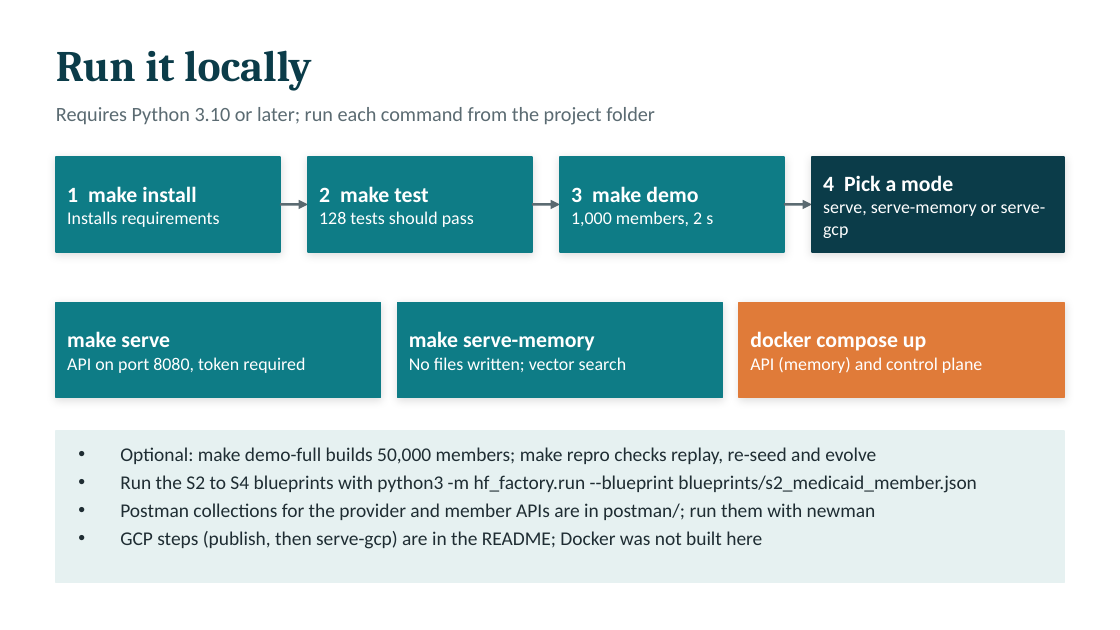
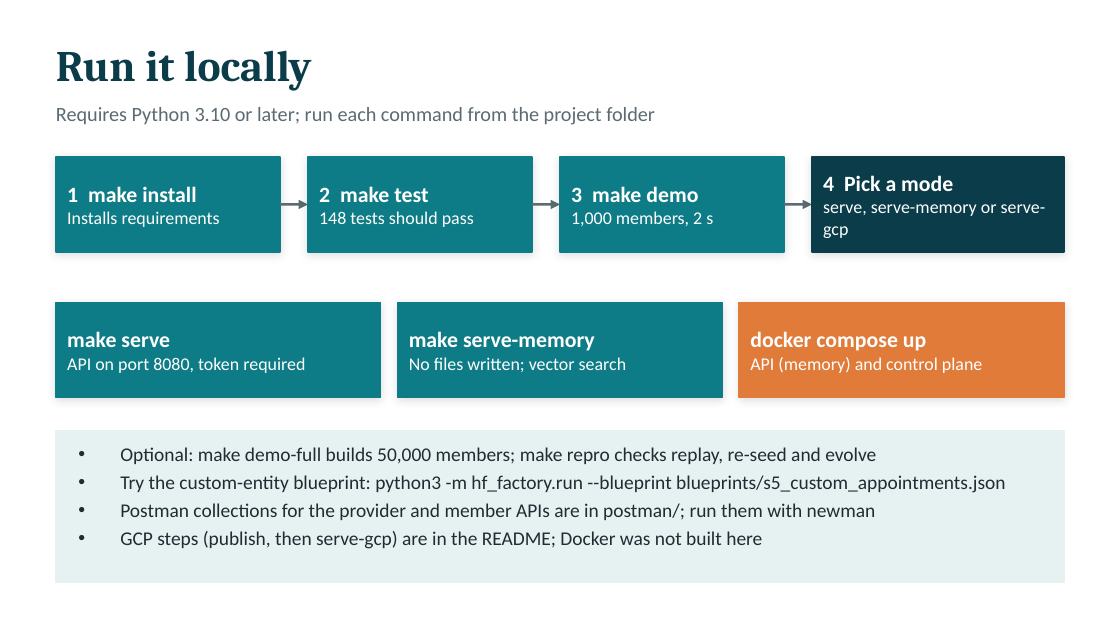
Before and after one commit to aravinda0216/hf-health-poc, a slide deck: slide 9 of docs/Healthcare_AI_Factory_Phase1.pptx (slide 7 before the commit). Drawn at 1120x630 pixels with LibreOffice and Linux fonts; fonts in the diff are those of the drawing. Boxes give left, top, right and bottom in pixels: in the first picture for what was removed or moved away, otherwise in the second. Text is boxed around its words. In the diff, an @@ line names an element or a change of style, - is before the commit and + after.

```diff
--- a/docs/Healthcare_AI_Factory_Phase1.pptx
+++ b/docs/Healthcare_AI_Factory_Phase1.pptx
@@ text at (319,211,474,227): text changed @@
-128 tests should pass
+148 tests should pass
@@ text at (120,475,1005,493): text changed @@
-• Run the S2 to S4 blueprints with python3 -m hf_factory.run --blueprint blueprints/s2_medicaid_member.json
+• Try the custom-entity blueprint: python3 -m hf_factory.run --blueprint blueprints/s5_custom_appointments.json
```
Also in this commit, not shown: 5 other slides changed, 2 slides added, 1 other file.
